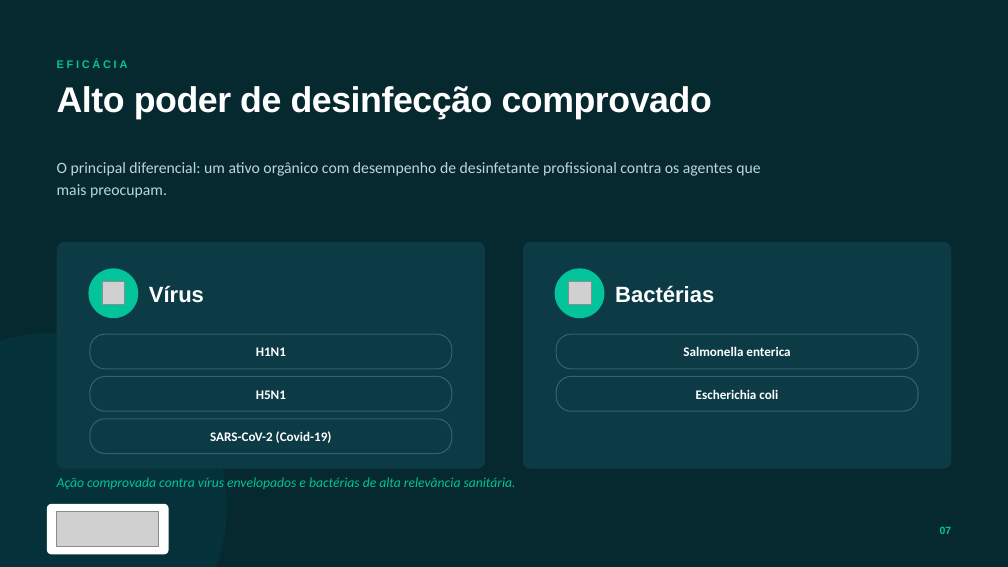
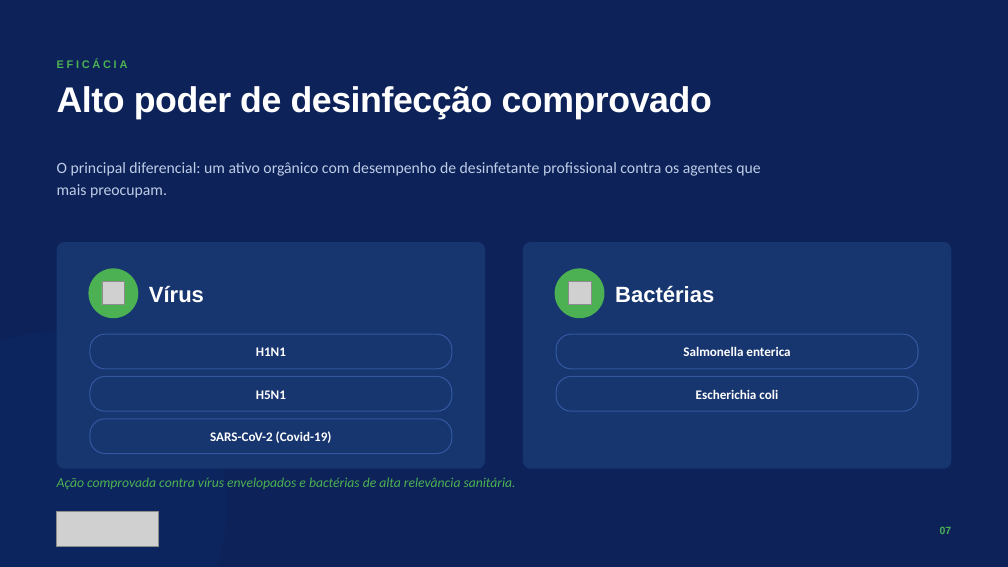
Before and after one commit to eglisbandeira40/Victor, a slide deck: slide 7 of apresentacao/Acido-Hipocloroso-Apresentacao.pptx. Drawn at 1008x567 pixels with LibreOffice and Linux fonts; fonts in the diff are those of the drawing; grey boxes stand for pictures. Boxes give left, top, right and bottom in pixels: in the first picture for what was removed or moved away, otherwise in the second. Text is boxed around its words. In the diff, an @@ line names an element or a change of style, - is before the commit and + after.

```diff
--- a/apresentacao/Acido-Hipocloroso-Apresentacao.pptx
+++ b/apresentacao/Acido-Hipocloroso-Apresentacao.pptx
@@ background #06282F to #0C2259 @@
@@ text "O principal diferencial: um ativo ..." at [57,162,760,198]: text colour #BCD6DA to #BFCCE6 @@
@@ rounded rectangle at [57,242,485,469]: fill #0C3A45 to #17356E @@
@@ ellipse at [88,268,138,318]: fill #02C39A to #4CB152 @@
@@ rounded rectangle at [523,242,952,469]: fill #0C3A45 to #17356E @@
@@ ellipse at [555,268,605,318]: fill #02C39A to #4CB152 @@
@@ ellipse at [0,333,227,567]: fill #028090 at 12% opacity to #17418C at 12% opacity @@
@@ outline #2C6672 1 pt to #3358A0 1 pt in 5 elements at [557,334,919,369], [557,377,919,411], [90,334,452,369], [90,377,452,411], [90,419,452,454] @@
@@ rounded rectangle removed at [47,504,169,554] @@
@@ text colour #02C39A to #4CB152 in 3 elements at [57,60,128,68], [57,477,516,489], [940,526,952,534] @@
```
Also in this commit, not shown: 10 other slides changed, 3 other files.
